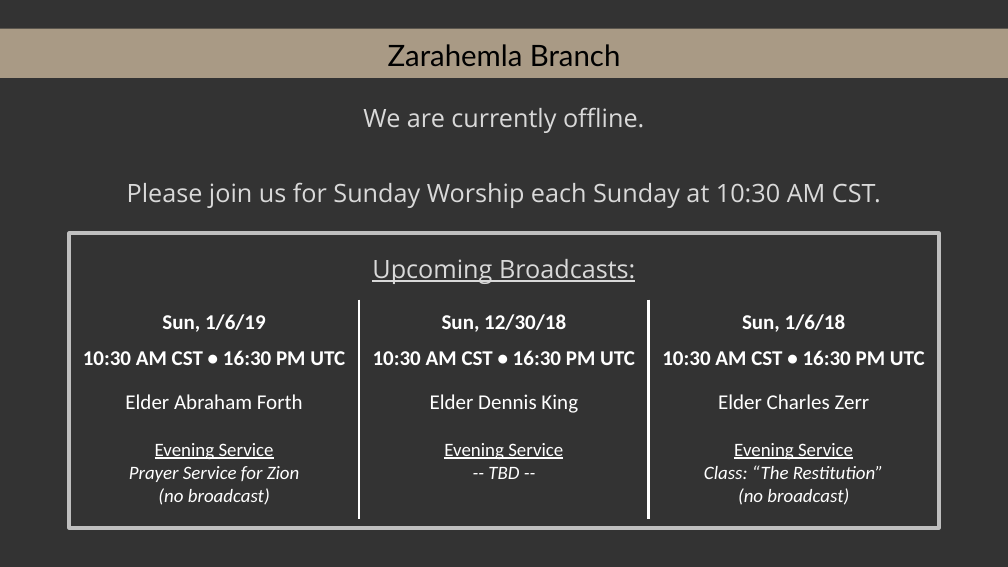
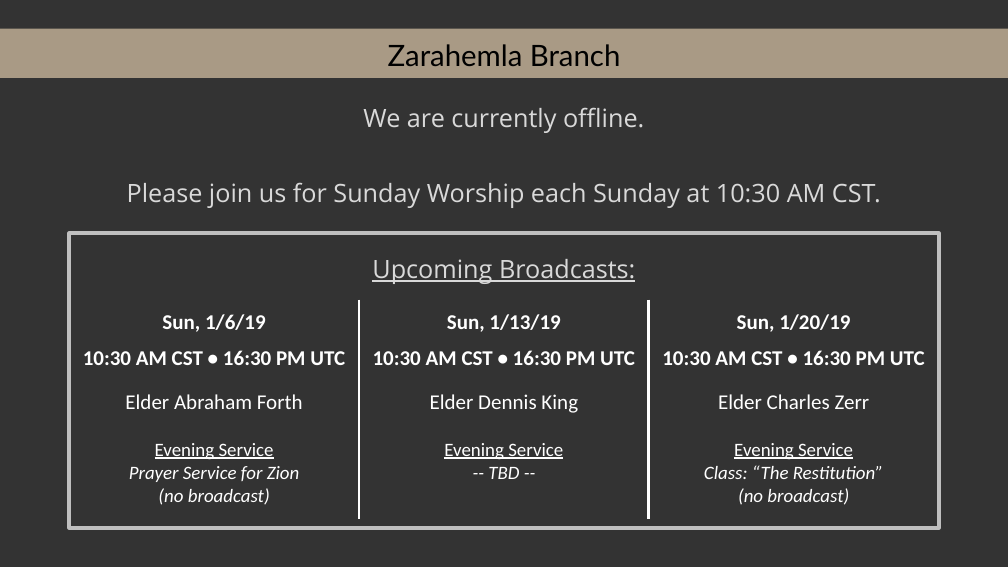
Before and after one commit to kevinmcmilian/ZarahemlaHymnPPTs, a slide deck: slide 1 of Offline Slide.pptx. Drawn at 1008x567 pixels with LibreOffice and Linux fonts; fonts in the diff are those of the drawing; background and template pictures are left out. Boxes give left, top, right and bottom in pixels: in the first picture for what was removed or moved away, otherwise in the second. Text is boxed around its words. In the diff, an @@ line names an element or a change of style, - is before the commit and + after.

```diff
--- a/Offline Slide.pptx
+++ b/Offline Slide.pptx
@@ table at <box>70,299,938,516</box> @@
-row 1, column 2: Sun, 12/30/18
+row 1, column 2: Sun, 1/13/19
-row 1, column 3: Sun, 1/6/18
+row 1, column 3: Sun, 1/20/19
```
